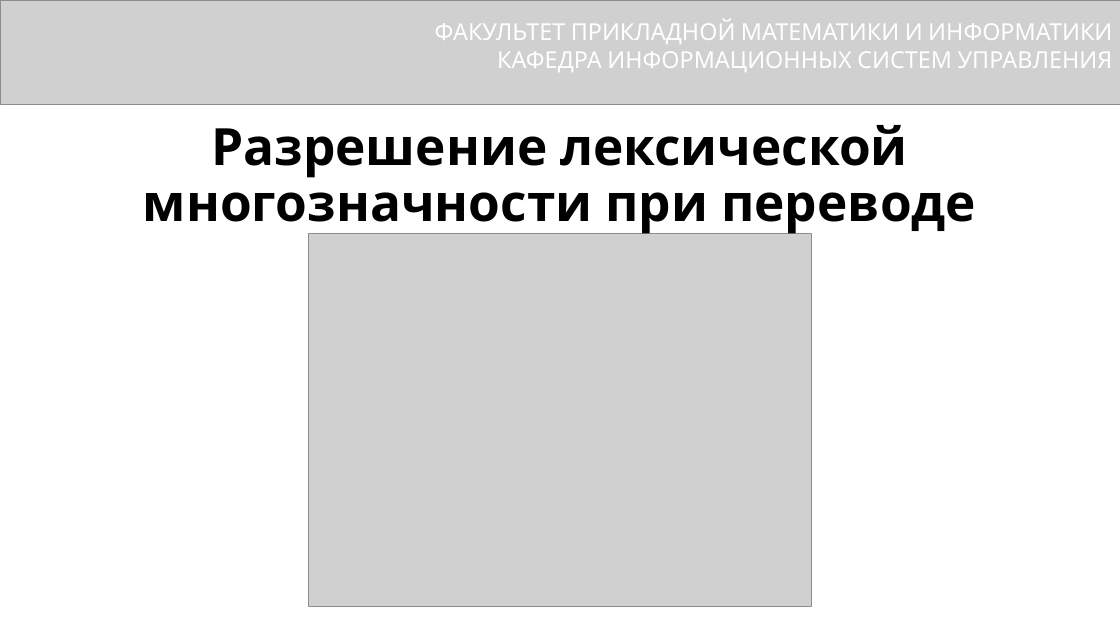
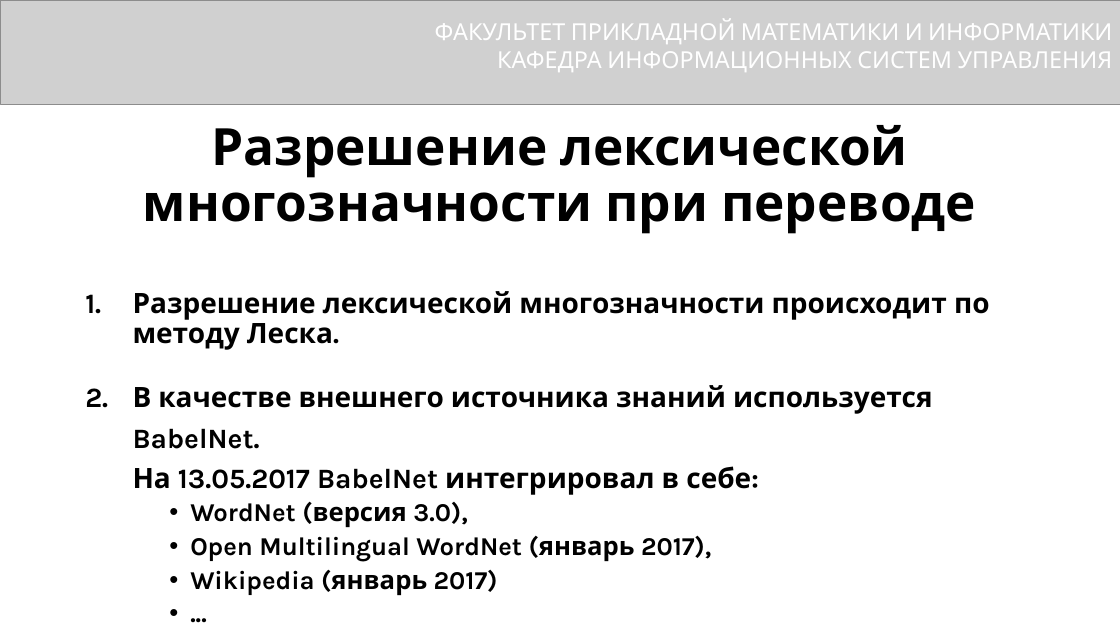
Before and after one commit to DimkaFPM/diplom, a slide deck: slide 7 of presentetion.pptx. Drawn at 1120x630 pixels with LibreOffice and Linux fonts; fonts in the diff are those of the drawing; grey boxes stand for pictures. Boxes give left, top, right and bottom in pixels: in the first picture for what was removed or moved away, otherwise in the second. Text is boxed around its words. In the diff, an @@ line names an element or a change of style, - is before the commit and + after.

```diff
--- a/presentetion.pptx
+++ b/presentetion.pptx
@@ picture removed at [309, 234, 812, 607] @@
@@ text added at [133, 291, 990, 595], 24 pt, text #000000, bold @@
+1. Разрешение лексической многозначности происходит по методу Леска.
+2. В качестве внешнего источника знаний используется BabelNet.
+   На 13.05.2017 BabelNet интегрировал в себе:
+    • WordNet (версия 3.0),
+    • Open Multilingual WordNet (январь 2017),
+    • Wikipedia (январь 2017)
+    • ...
```
Also in this commit, not shown: 1 other slide changed.
